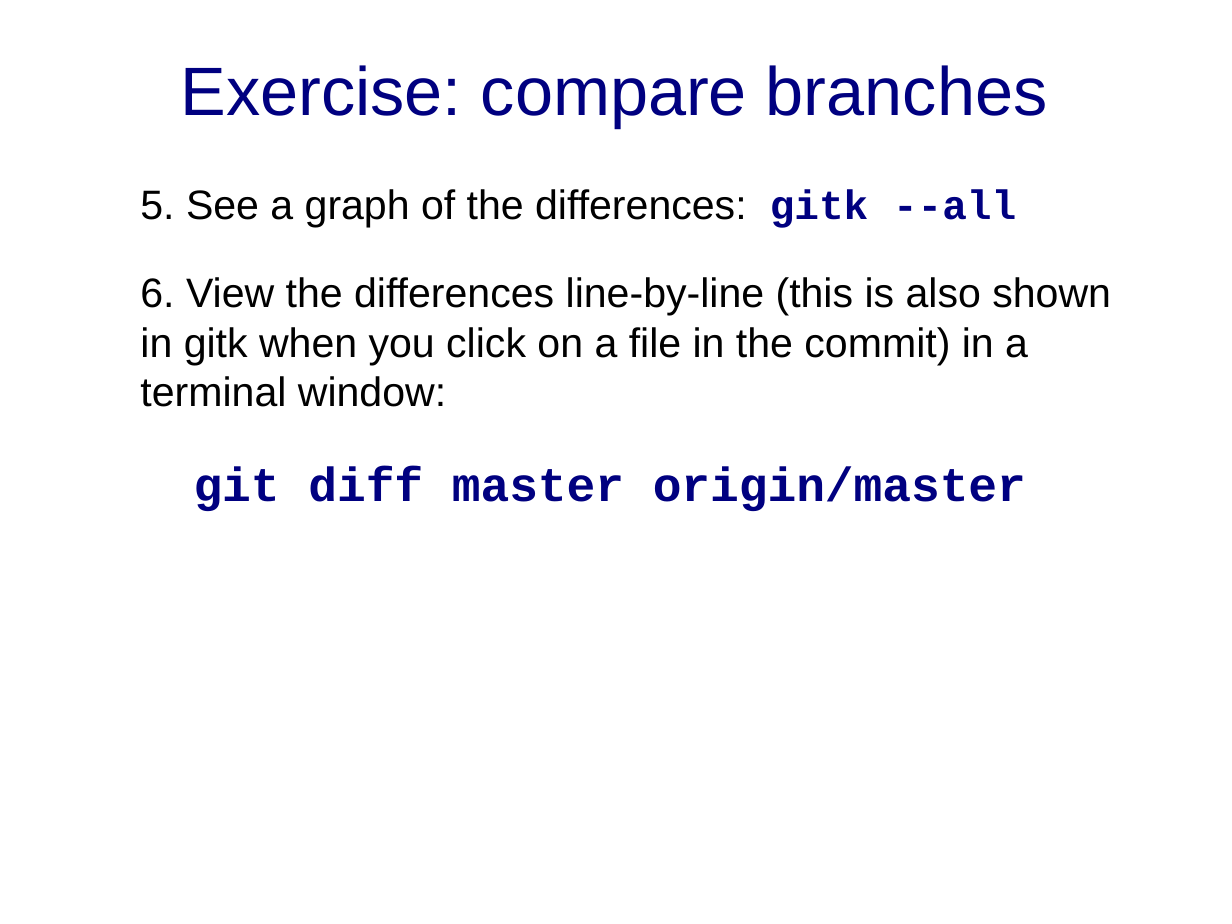
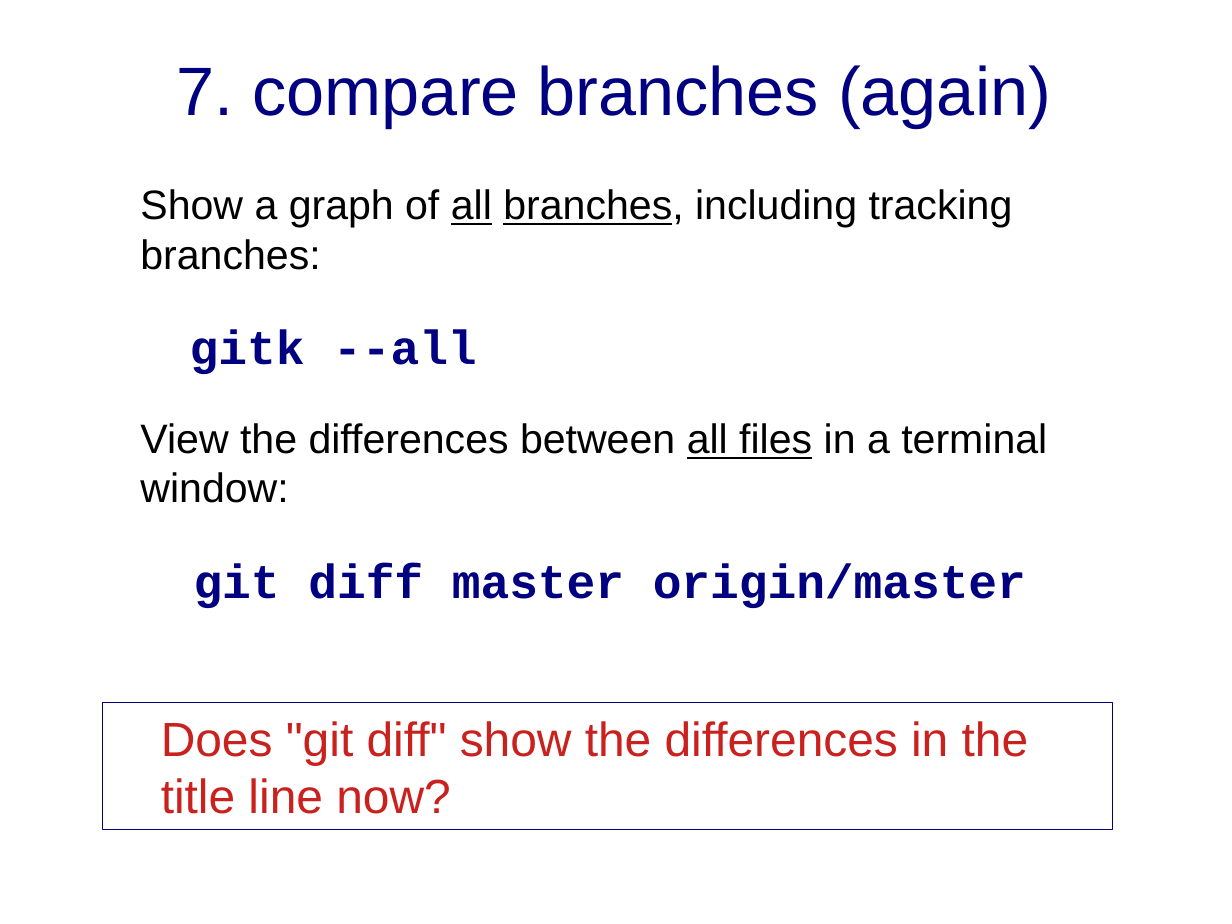
Before and after one commit to cpske/ISP, a slide deck: slide 9 of git/Merge-and-Conflict-Practice.ppt (slide 8 before the commit). Drawn at 1232x924 pixels with LibreOffice and Linux fonts; fonts in the diff are those of the drawing. Boxes give left, top, right and bottom in pixels: in the first picture for what was removed or moved away, otherwise in the second. Text is boxed around its words. In the diff, an @@ line names an element or a change of style, - is before the commit and + after.

Commit message:
update merge exercise

```diff
--- a/git/Merge-and-Conflict-Practice.ppt
+++ b/git/Merge-and-Conflict-Practice.ppt
@@ title at (177, 65, 1051, 128): text changed @@
-Exercise: compare branches
+7. compare branches (again)
@@ text at (140, 189, 1047, 503): text changed @@
-5. See a graph of the differences: gitk --all
-6. View the differences line-by-line (this is also shown in gitk when you click on a file in the commit) in a terminal window:
+Show a graph of all branches, including tracking branches:
+gitk --all
+View the differences between all files in a terminal window:
@@ rectangle added at (102, 702, 1112, 829), outline #000080 0.74 pt, 28 pt, text #C9211E @@
+Does "git diff" show the differences in the title line now?
```
Also in this commit, not shown: 9 other slides changed, 3 slides added, 1 other file.
